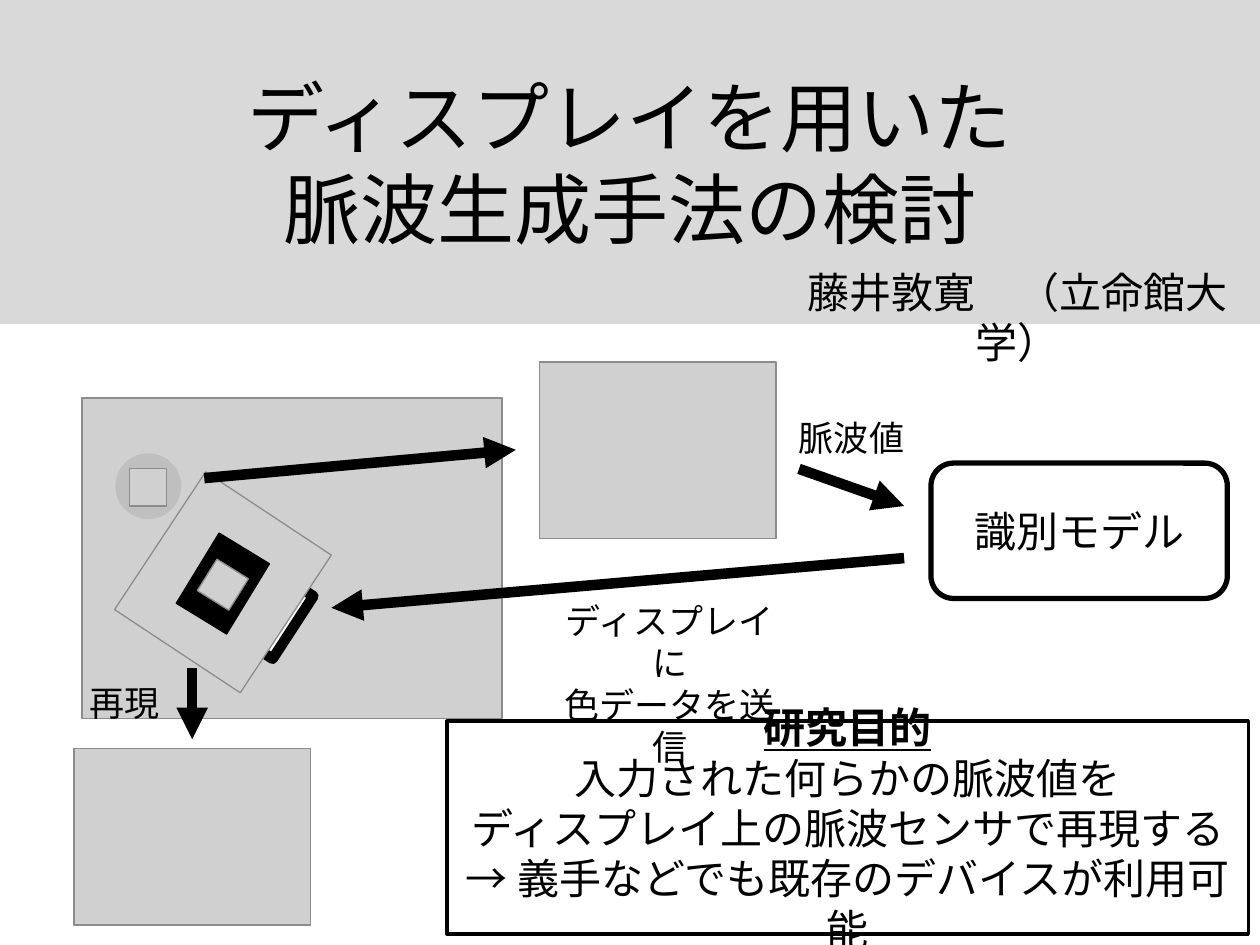
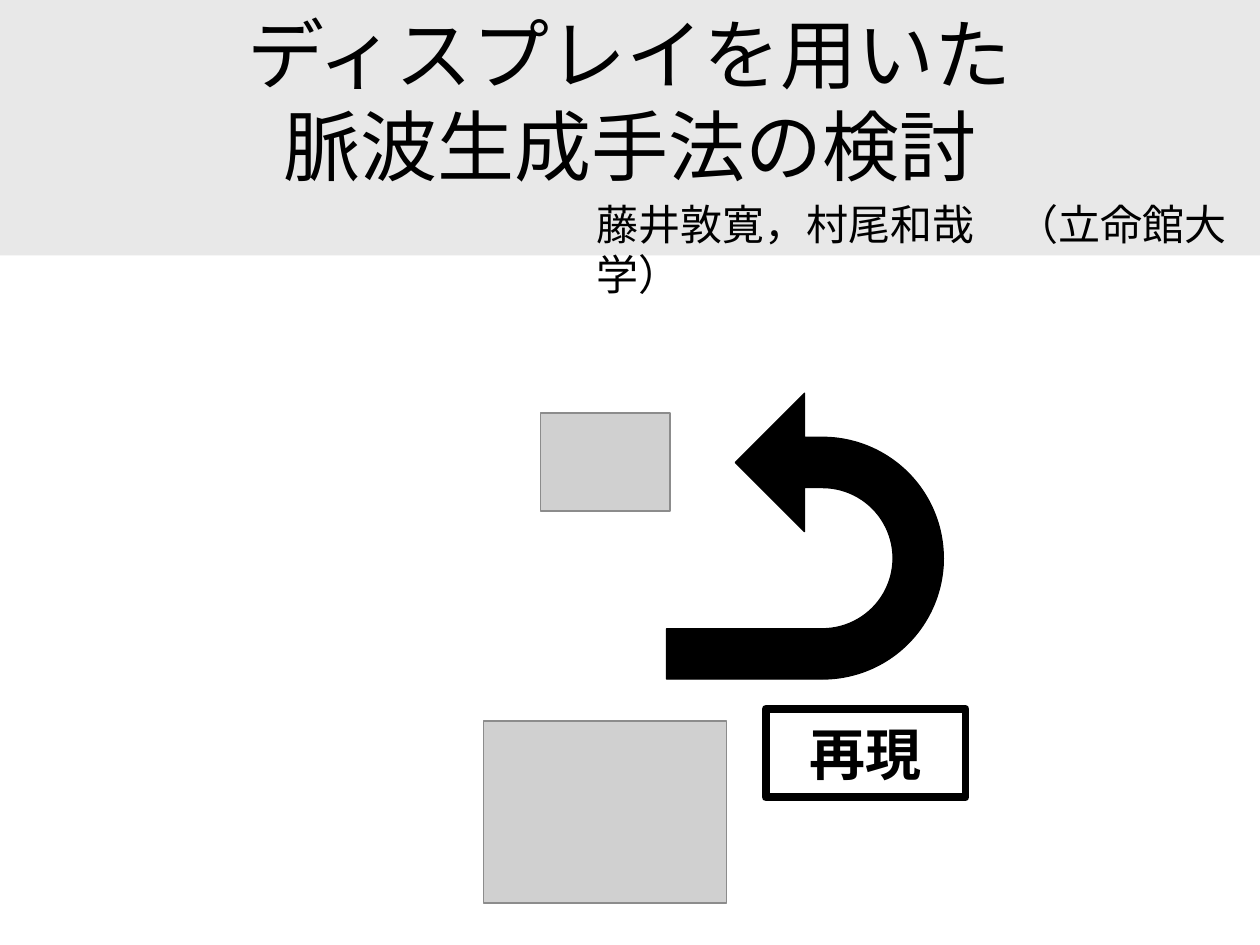
Before and after one commit to a2h1r0/lab, a slide deck: slide 1 of paper/pulse/Interaction2021/概要説明用スライド.pptx. Drawn at 1260x945 pixels with LibreOffice and Linux fonts; fonts in the diff are those of the drawing; grey boxes stand for pictures; background and template pictures are left out. Boxes give left, top, right and bottom in pixels: in the first picture for what was removed or moved away, otherwise in the second. Text is boxed around its words. In the diff, an @@ line names an element or a change of style, - is before the commit and + after.

```diff
--- a/paper/pulse/Interaction2021/概要説明用スライド.pptx
+++ b/paper/pulse/Interaction2021/概要説明用スライド.pptx
@@ rectangle "ディスプレイを用いた 脈波生成手法の検討": place and size @@
-rectangle "ディスプレイを用いた 脈波生成手法の検討" at (0, 0, 1260, 324)
+rectangle "ディスプレイを用いた 脈波生成手法の検討" at (0, 0, 1260, 256)
@@ rectangle "ディスプレイを用いた 脈波生成手法の検討" at (0, 0, 1260, 256): vertical alignment middle to top; title to rectangle; fill #D9D9D9 to #D9D9D9 at 60% opacity @@
@@ text at (597, 204, 1227, 245): text changed @@
-藤井敦寛 （立命館大学）
+藤井敦寛，村尾和哉 （立命館大学）
@@ picture removed at (539, 362, 776, 538) @@
@@ picture added at (541, 413, 670, 512) @@
@@ uturn arrow added at (666, 394, 943, 680), fill #000000, outline #000000 0.75 pt @@
@@ text removed at (799, 421, 904, 454) @@
-脈波値
@@ group removed at (82, 398, 501, 718): 3 pictures, 1 ellipse, 1 rectangle @@
@@ arrow removed from (204, 478) to (515, 450) @@
@@ arrow removed from (799, 469) to (905, 507) @@
@@ rounded rectangle removed at (931, 464, 1227, 598) @@
-識別モデル
@@ rectangle removed at (177, 534, 270, 634) @@
@@ picture removed at (197, 559, 248, 609) @@
@@ arrow removed from (905, 558) to (331, 607) @@
@@ text removed at (565, 604, 775, 770) @@
-ディスプレイに
-色データを送信
@@ arrow removed from (193, 668) to (193, 740) @@
@@ rectangle "再現": place and size @@
-rectangle "再現" at (89, 688, 159, 726)
+rectangle "再現" at (766, 709, 966, 798)
@@ rectangle "再現" at (766, 709, 966, 798): size 20 to 32 pt, bold on; vertical alignment top to middle; fill none to #FFFFFF; outline none to #000000 4.5 pt @@
@@ picture removed at (74, 748, 311, 925) @@
@@ rectangle removed at (447, 721, 1249, 934) @@
-研究目的
-入力された何らかの脈波値を
-ディスプレイ上の脈波センサで再現する
-→ 義手などでも既存のデバイスが利用可能
@@ picture added at (484, 721, 727, 902) @@
```
Also in this commit, not shown: 1 other file.
